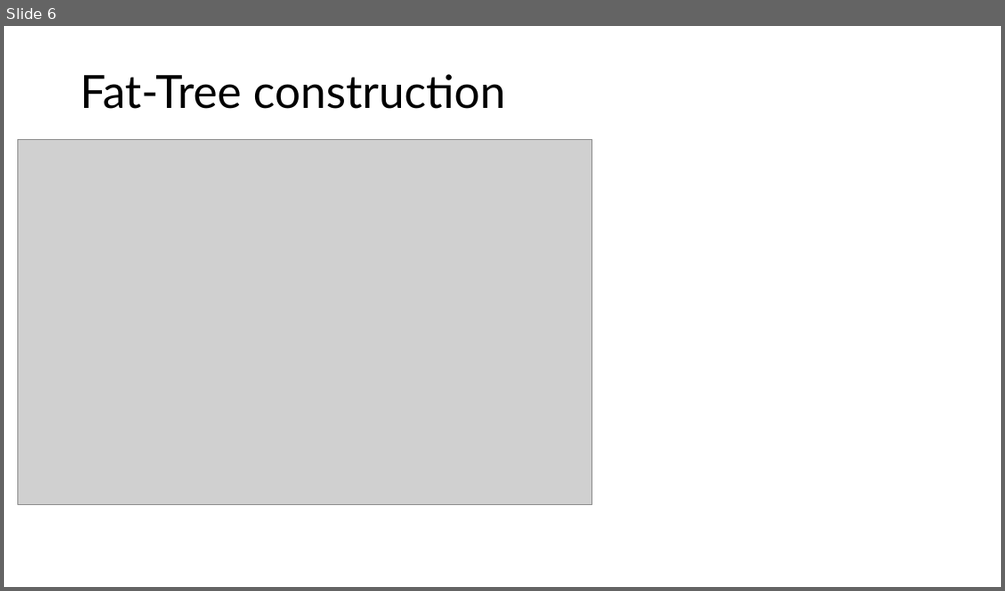
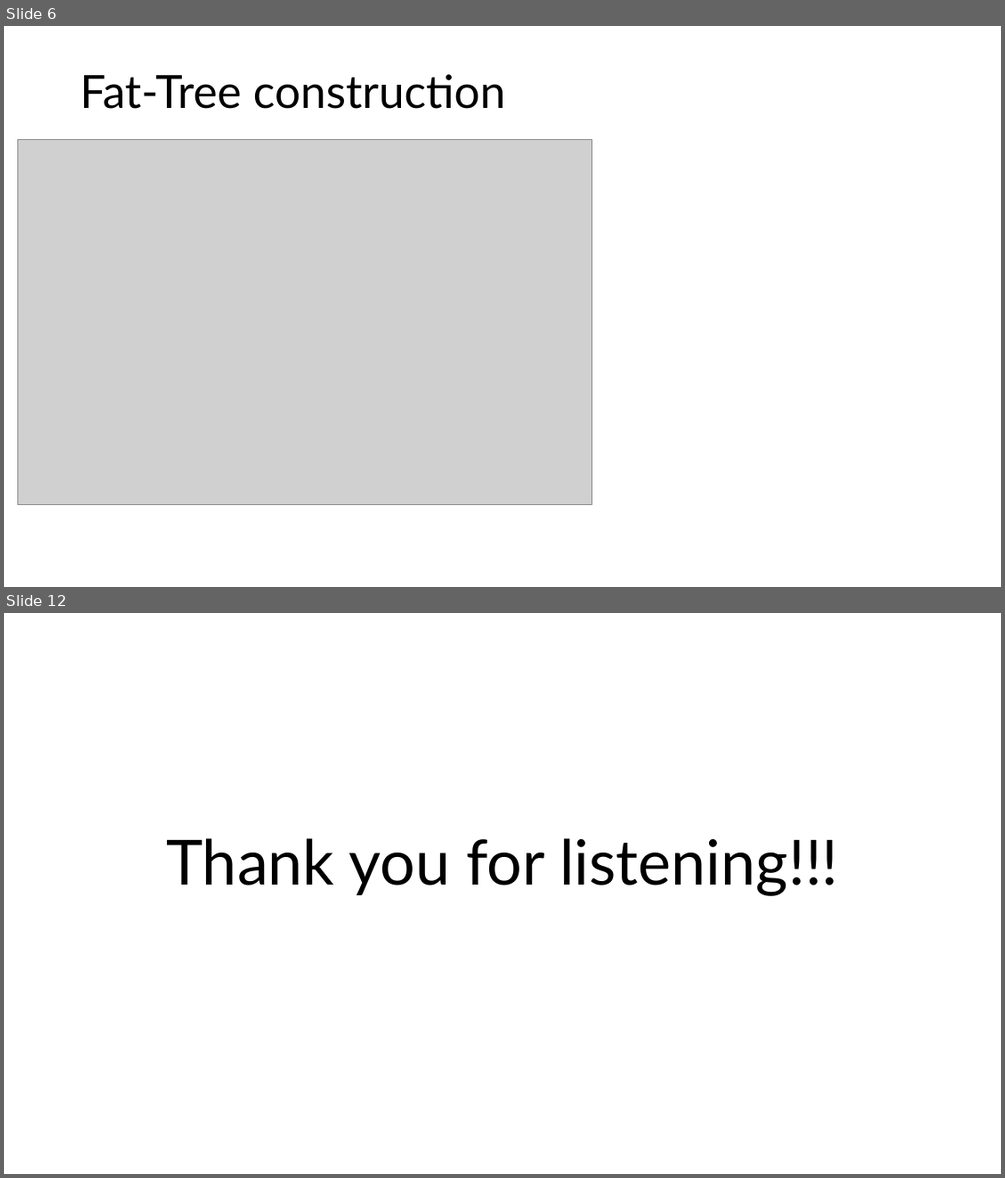
Before and after one commit to olifog/fat-tree-qram, a slide deck: presentation/qram-slides.pptx. Shown one above the other, each under a label of ours: slide 6 before the commit, slides 6 and 12 after it; the slides between them are not shown. The pictures are 1005x591 and 1005x1178 pixels, drawn with LibreOffice and Linux fonts; fonts in the diff are those of the drawing; grey boxes stand for pictures. Boxes give left, top, right and bottom in pixels: in the first picture for what was removed or moved away, otherwise in the second. Text is boxed around its words. In the diff, an @@ line names an element or a change of style, - is before the commit and + after.

```diff
--- a/presentation/qram-slides.pptx
+++ b/presentation/qram-slides.pptx
@@ slide 12 added at [4, 613, 1001, 1174], background #FFFFFF @@
@@ title added at [166, 838, 838, 896], 60 pt, text #000000 @@
+Thank you for listening!!!
```
Also in this commit, not shown: 5 other slides added, 3 other files.
